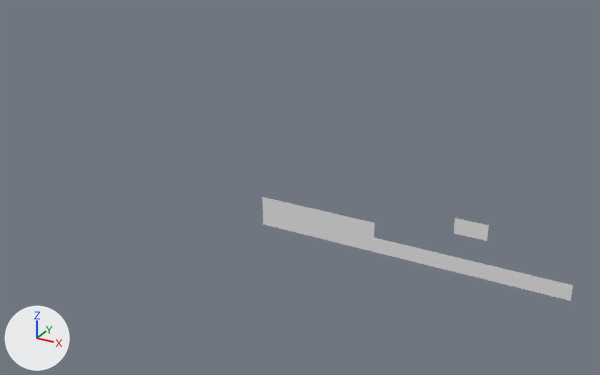
The OBJ model Assets/Tiled2Unity/Meshes/first_tilemap.obj: old version first, new version second.
Rendered twice from a camera (50 mm lens) standing at (3.9, -27.1, 9.2) and looking at (-11.3, 0.5, -4.6). Every picture has the same lights, and +X, +Y and +Z are marked at lower left. Where no turn or scale is listed for an object, it has been applied to the vertices.

The first picture shows 'first_tilemap'.
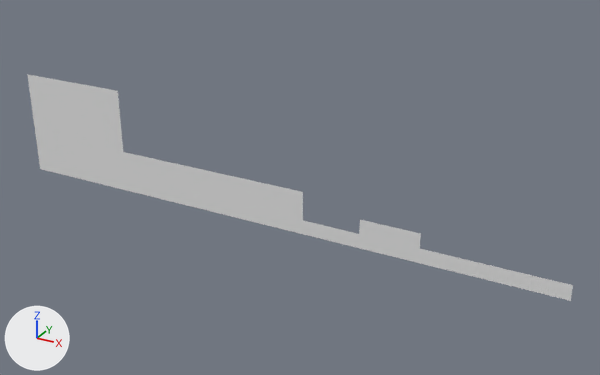
Pixel boxes (x1, y1, x2, y2) of what changed, in the pictures (600 x 375 px):
'first_tilemap', reshaped (76% wider, 117% taller): before (263, 197, 573, 301); after (27, 74, 573, 301)
part 1 of me_first_tilemap, deleted: before (454, 218, 489, 241)
part 2 of me_first_tilemap, built on: before (303, 206, 360, 234); after (27, 74, 421, 248)

Edits to the bpy script that builds the scene:
```text
Change me_first_tilemap:
    used by ob_first_tilemap; location = (0.0, 0.0, 0.0)
    remove me_first_tilemap.from_pydata(...)  # 172 vertices, 120 faces; spans x -12.8..0.0, y 0.0, z -6.4..-4.16
    add me_first_tilemap.from_pydata(...)  # 611 vertices, 513 faces; spans x -25.6..0.0, y 0.0, z -6.4..-1.6
    me_first_tilemap part 1: the loose piece of 15 vertices spanning x -4.48..-3.2, y 0.0, z -4.8..-4.16 is deleted
    me_first_tilemap part 2: 1 vertex moved from x -10.56, y 0.0, z -5.12 to x -10.88, y 0.0, z -4.8; 13 vertices removed from x -10.56..-8.64, y 0.0, z -5.44..-5.12; 467 vertices added at x -25.6..-5.76, y 0.0, z -6.4..-1.6
```
